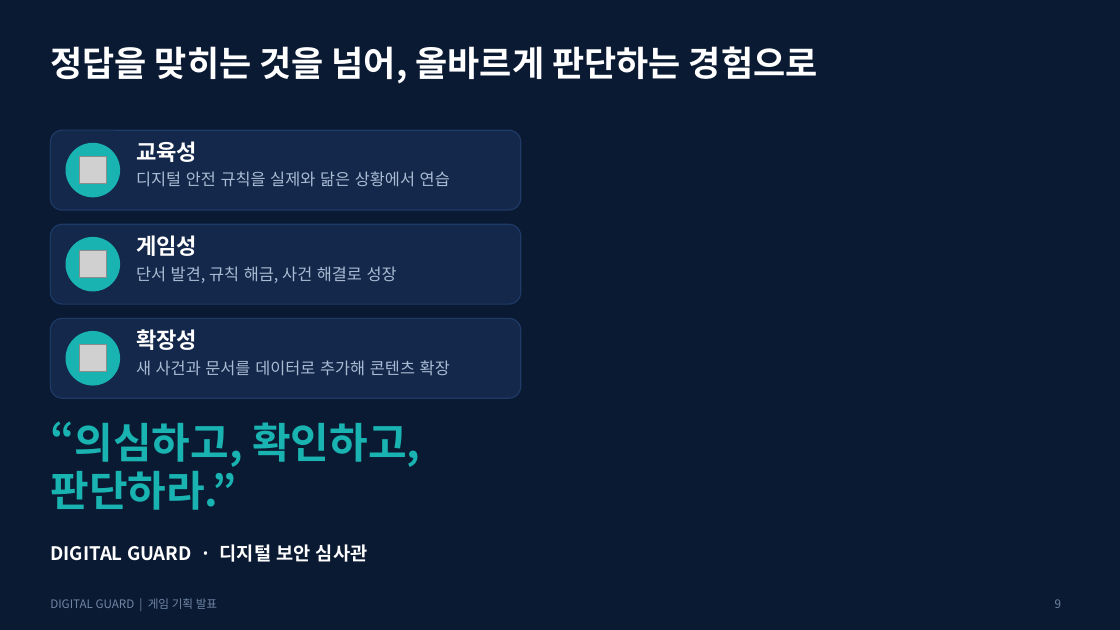
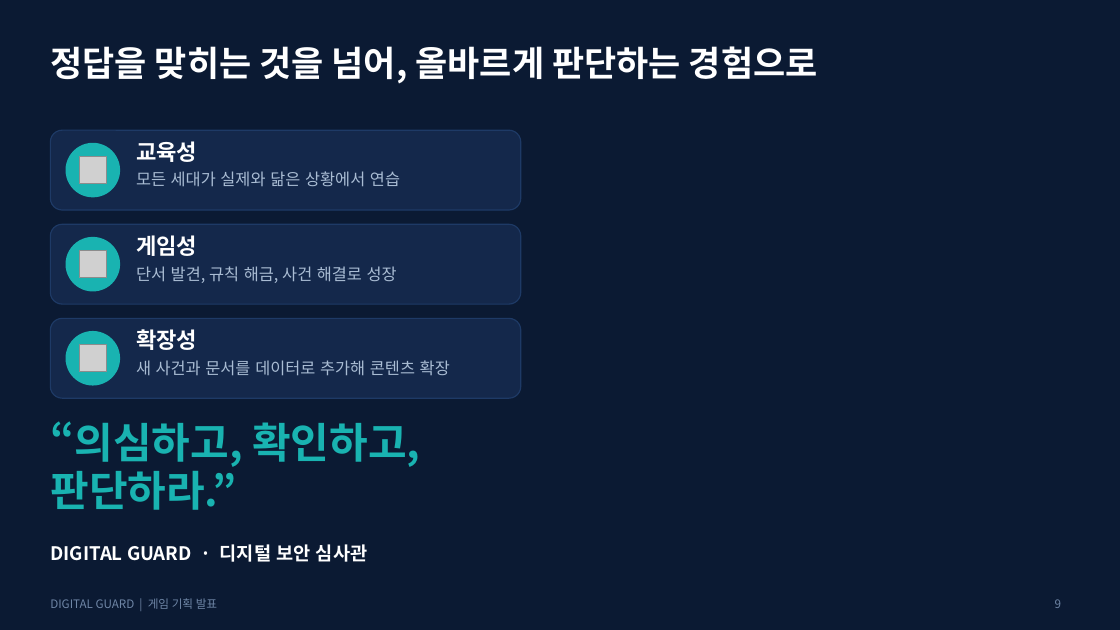
Before and after one commit to gyeom3055-ship-it/school, a slide deck: slide 9 of docs/digital-guard/presentation/DIGITAL_GUARD_기획발표.pptx. Drawn at 1120x630 pixels with LibreOffice and Linux fonts; fonts in the diff are those of the drawing; grey boxes stand for pictures; background and template pictures are left out. Boxes give left, top, right and bottom in pixels: in the first picture for what was removed or moved away, otherwise in the second. Text is boxed around its words. In the diff, an @@ line names an element or a change of style, - is before the commit and + after.

```diff
--- a/docs/digital-guard/presentation/DIGITAL_GUARD_기획발표.pptx
+++ b/docs/digital-guard/presentation/DIGITAL_GUARD_기획발표.pptx
@@ text at (136, 171, 400, 187): text changed @@
-디지털 안전 규칙을 실제와 닮은 상황에서 연습
+모든 세대가 실제와 닮은 상황에서 연습
```
Also in this commit, not shown: 8 other slides changed, 15 other files.
